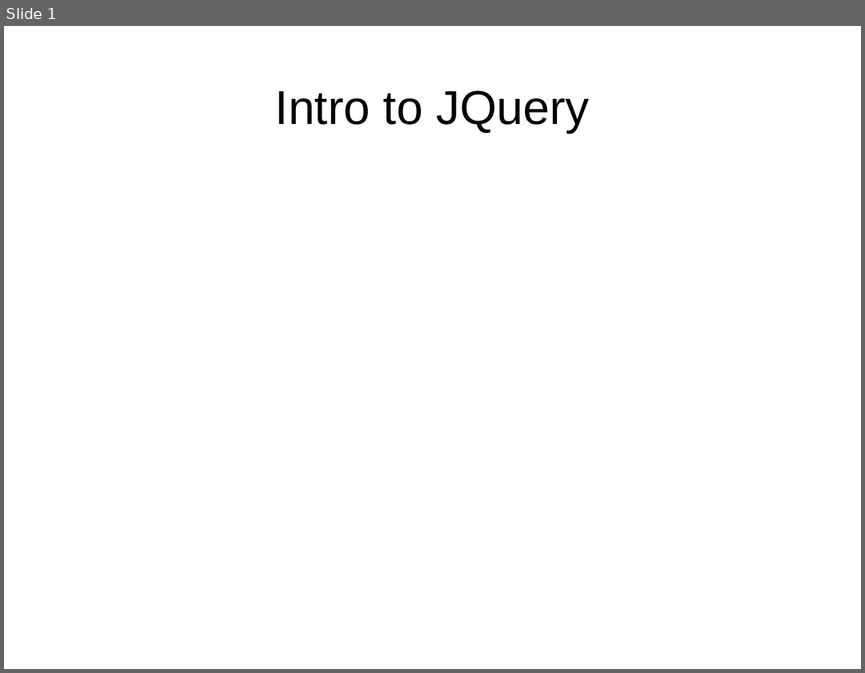
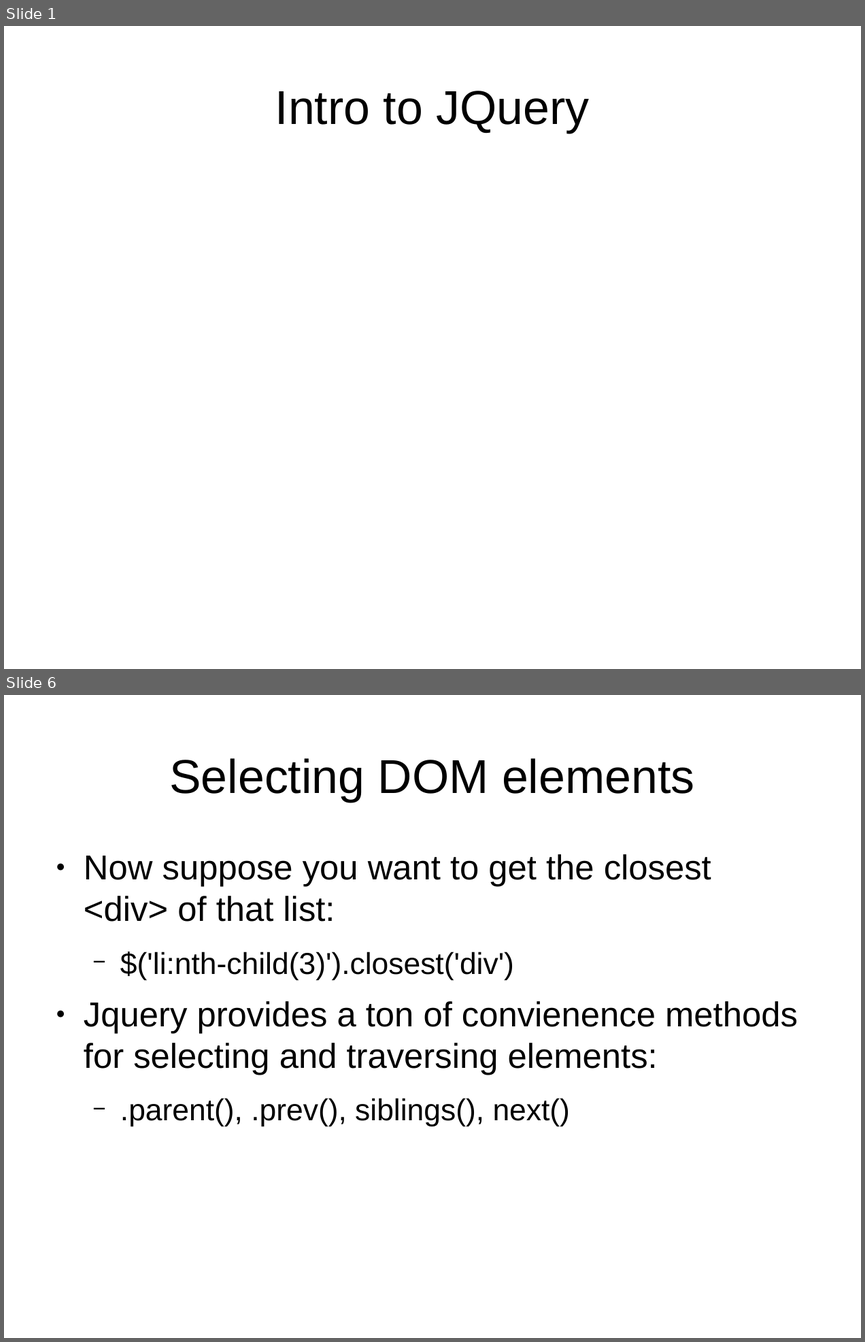
Before and after one commit to tomafc330/presentations, a slide deck: jquery/presentation.odp. Shown one above the other, each under a label of ours: slide 1 before the commit, slides 1 and 6 after it; the slides between them are not shown. The pictures are 865x673 and 865x1342 pixels, drawn with LibreOffice and Linux fonts; fonts in the diff are those of the drawing. Boxes give left, top, right and bottom in pixels: in the first picture for what was removed or moved away, otherwise in the second. Text is boxed around its words. In the diff, an @@ line names an element or a change of style, - is before the commit and + after.

```diff
--- a/jquery/presentation.odp
+++ b/jquery/presentation.odp
@@ slide 6 added at (4,695,861,1338), background #FFFFFF @@
@@ title added at (169,758,694,802), 44 pt, text #000000 @@
+Selecting DOM elements
@@ text added at (84,854,798,1127), 32 pt, text #000000 @@
+● Now suppose you want to get the closest <div> of that list:
+  − $('li:nth-child(3)').closest('div')
+● Jquery provides a ton of convienence methods for selecting and traversing elements:
+  − .parent(), .prev(), siblings(), next()
```
Also in this commit, not shown: 1 slide changed, 3 other slides added, 1 slide removed, 1 other file.
